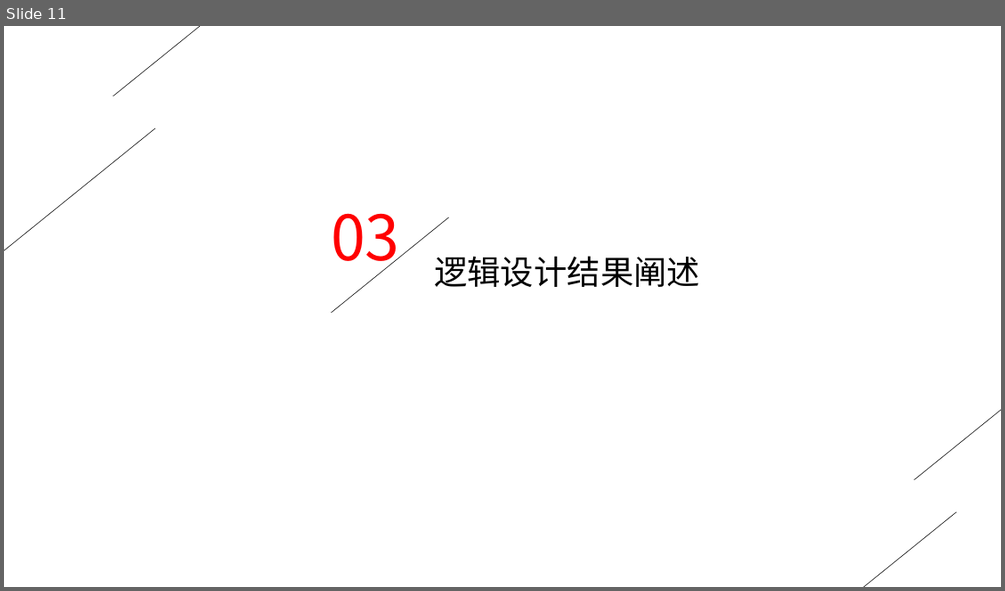
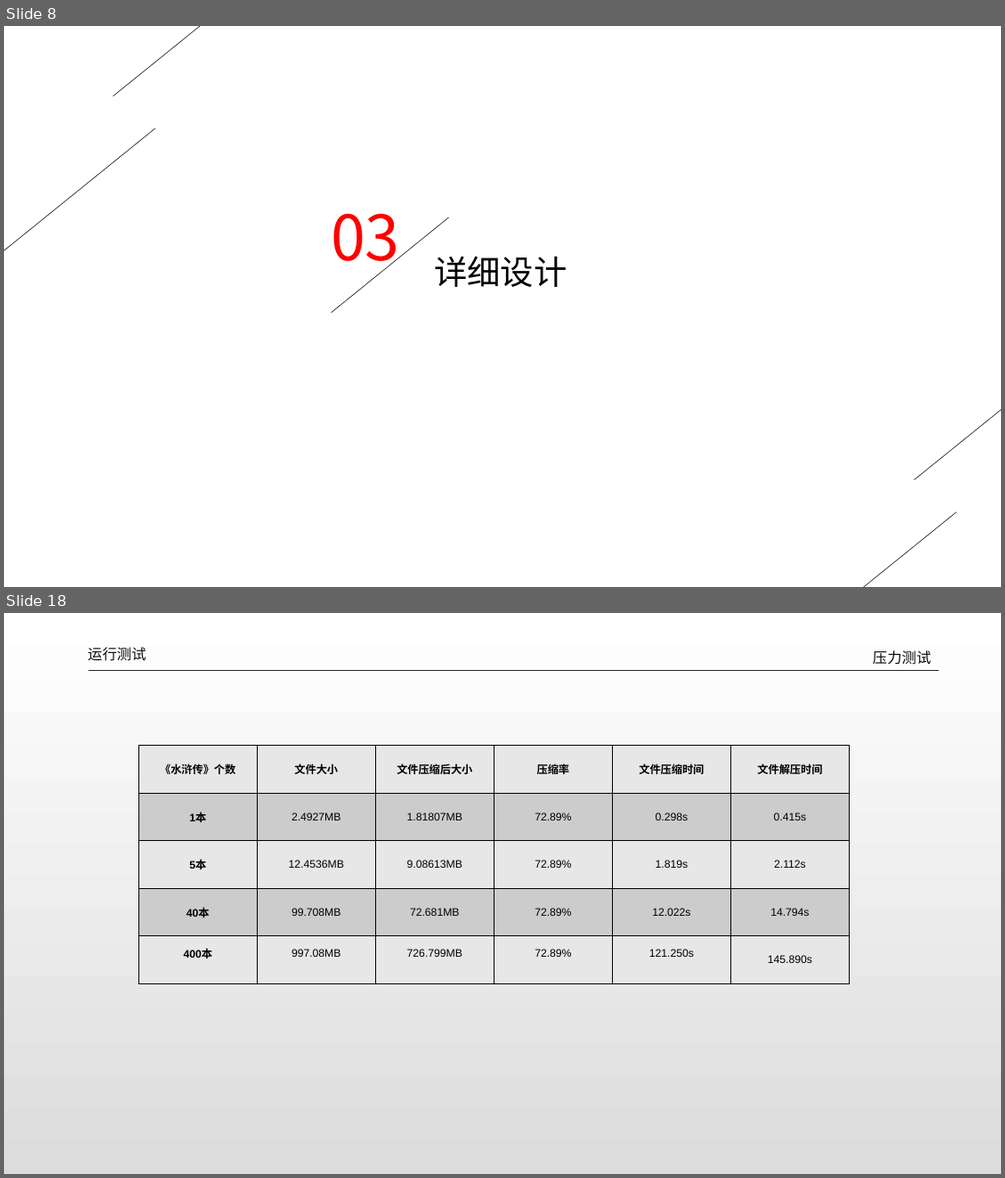
Before and after one commit to dlct-wzx/data-structure-practice, a slide deck: 答辩ppt.pptx. Shown one above the other, each under a label of ours: slide 11 before the commit, slides 8 and 18 after it; the slides between them are not shown. The pictures are 1005x591 and 1005x1178 pixels, drawn with LibreOffice and Linux fonts; fonts in the diff are those of the drawing. Boxes give left, top, right and bottom in pixels: in the first picture for what was removed or moved away, otherwise in the second. Text is boxed around its words. In the diff, an @@ line names an element or a change of style, - is before the commit and + after.

```diff
--- a/答辩ppt.pptx
+++ b/答辩ppt.pptx
@@ slide 18 added at <box>4,613,1001,1174</box>, background gradient #FFFFFF to #DCDCDC @@
@@ text added at <box>88,647,146,661</box>, 14 pt, text #0D0D0D @@
+运行测试
@@ text added at <box>873,650,930,665</box>, 14 pt, text #0D0D0D @@
+压力测试
@@ line added from (89, 670) to (938, 670), #262626 0.5 pt @@
@@ table added at <box>138,746,848,983</box>, 5 rows, 6 columns @@
+《水浒传》个数 | 文件大小 | 文件压缩后大小 | 压缩率 | 文件压缩时间 | 文件解压时间
+1本 | 2.4927MB | 1.81807MB | 72.89% | 0.298s | 0.415s
+5本 | 12.4536MB | 9.08613MB | 72.89% | 1.819s | 2.112s
+40本 | 99.708MB | 72.681MB | 72.89% | 12.022s | 14.794s
+400本 | 997.08MB | 726.799MB | 72.89% | 121.250s | 145.890s
@@ what was slide 11 is now slide 8 @@
@@ slide 8 changed as well @@
@@ text at <box>434,256,566,287</box>: text changed @@
-逻辑设计结果阐述
+详细设计
```
Also in this commit, not shown: 6 other slides changed, 11 other slides added, 19 slides removed, 8 other files.
